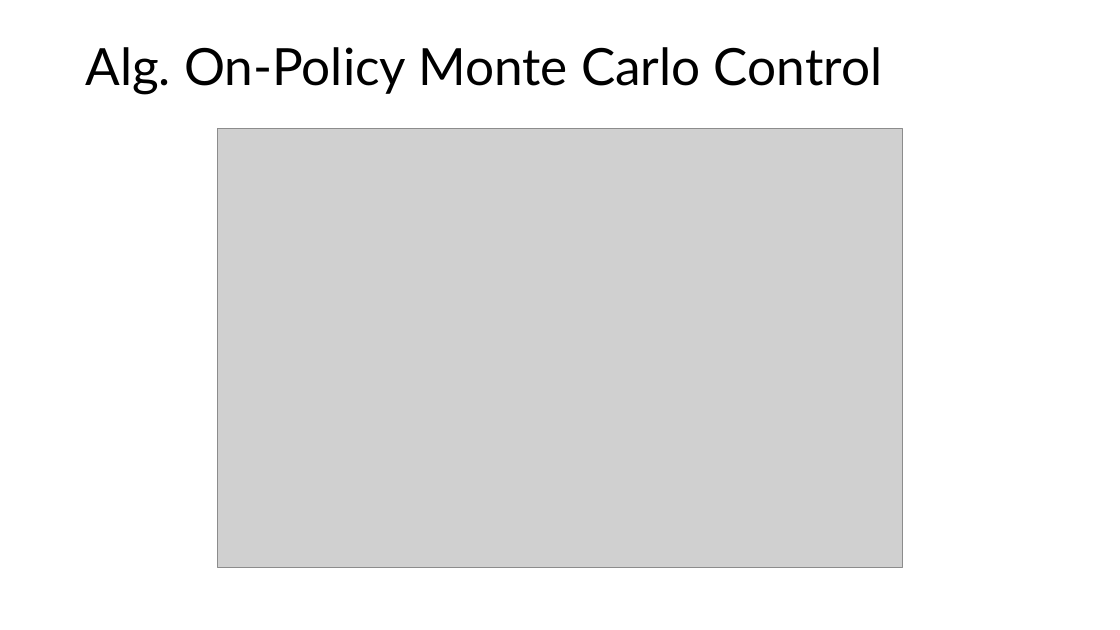
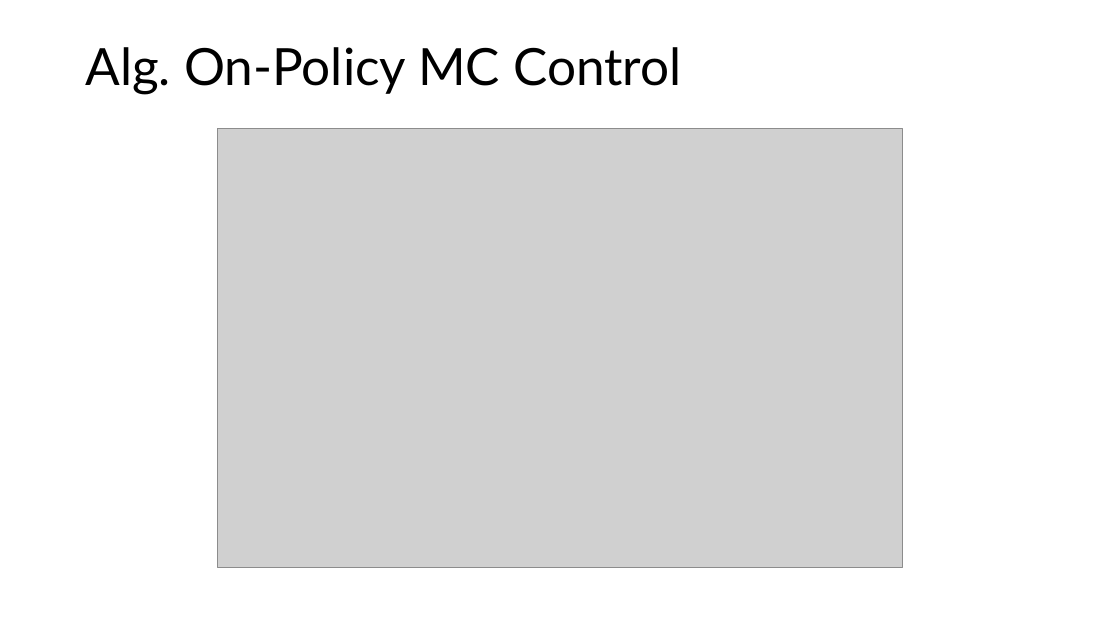
Before and after one commit to mhahsler/Introduction_to_Reinforcement_Learning, a slide deck: slide 14 of slides/Lecture04.pptx. Drawn at 1120x630 pixels with LibreOffice and Linux fonts; fonts in the diff are those of the drawing; grey boxes stand for pictures. Boxes give left, top, right and bottom in pixels: in the first picture for what was removed or moved away, otherwise in the second. Text is boxed around its words. In the diff, an @@ line names an element or a change of style, - is before the commit and + after.

```diff
--- a/slides/Lecture04.pptx
+++ b/slides/Lecture04.pptx
@@ title at [85, 47, 681, 94]: text changed @@
-Alg. On-Policy Monte Carlo Control
+Alg. On-Policy MC Control
```
Also in this commit, not shown: 10 other slides changed, 5 slides added, 2 slides removed, 5 other files.
